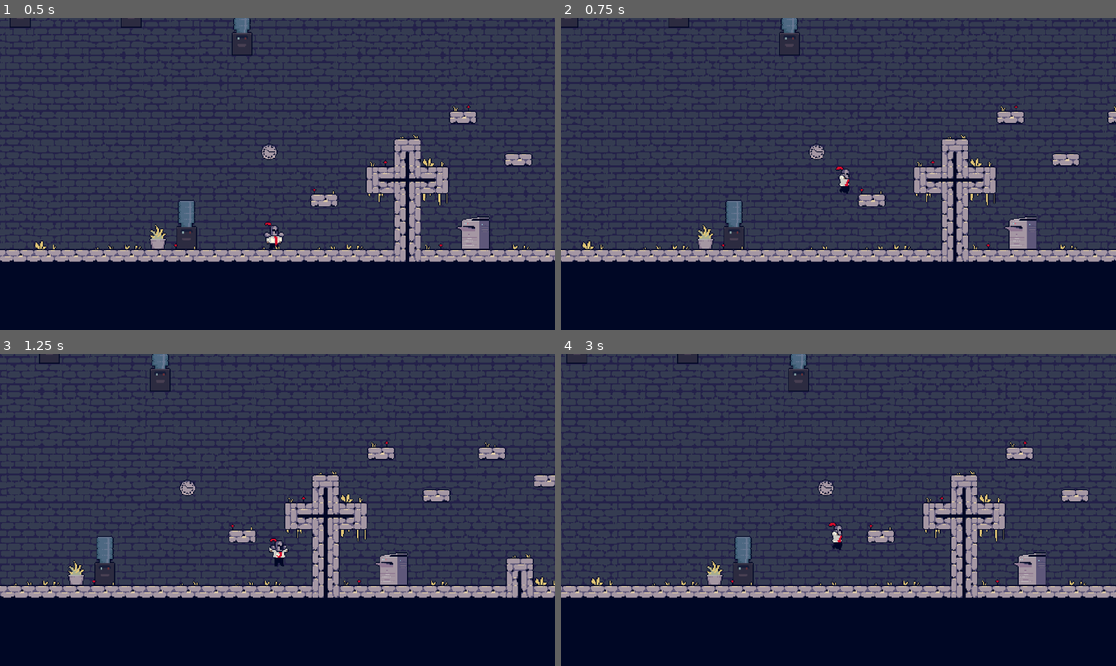
Above: before the commit, frames 1-4 (two rows, left to right).
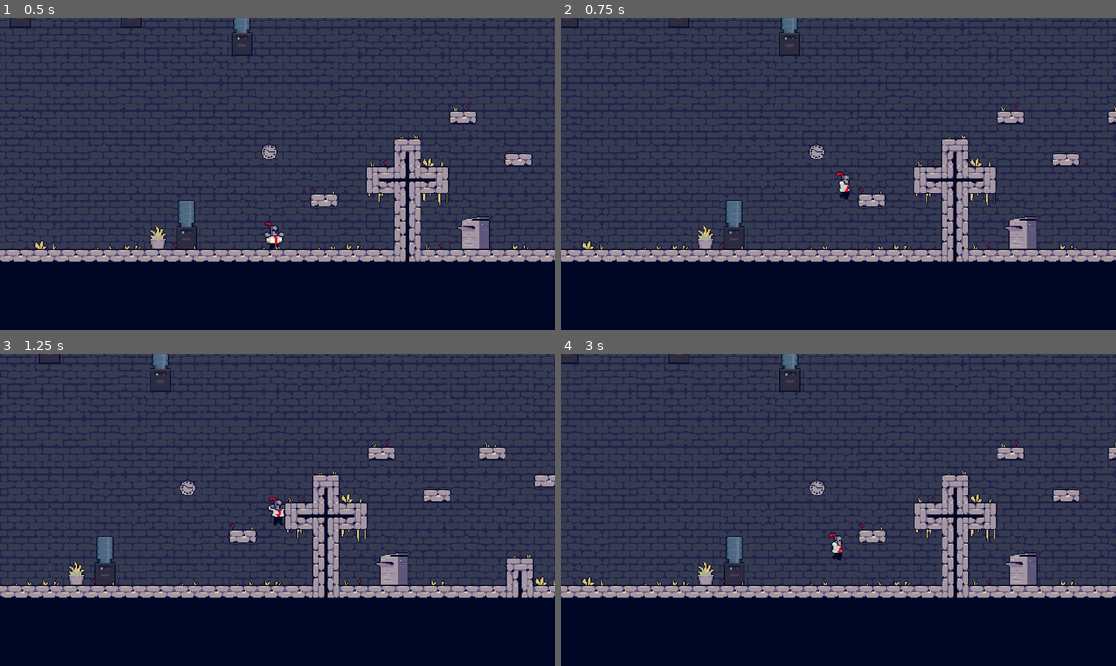
Above: after the commit, the same moments.

Repository: Lukko-Digital/You-Made-The-Dungeon
Game: Godot game, scene res://scenes/main.tscn
Two runs of this game, one before a commit and one after it. Both use one fixed random seed, a clock stepped at 60 frames per second and the inputs below.
Inputs:
- Up to frame 1 (0.5 s): no input
- Up to frame 2 (0.75 s): hold D (right) from 0.53 s (still down); hold Space (jump) from 0.53 s (still down)
- Up to frame 3 (1.25 s): keep holding D (right); keep holding Space (jump)
- Up to frame 4 (3 s): release Space (jump) at 1.28 s; tap Space (jump) at 1.35, 1.52, 1.82, 2.85 s; release D (right) at 2.03 s; hold A (left) 2.03-2.78 s; hold Space (jump) 2.03-2.78 s; hold D (right) from 2.78 s (still down)

Frame 1 is identical in both runs. In frame 2, 0.2% of the frame differs, in the area x 37-52%, y 5-79%; in frame 3, 1.6%; in frame 4, 16%, in the area x 0-100%, y 0-79%.

Commit message:
redid variable jump

Diff:
--- a/scripts/player.gd
+++ b/scripts/player.gd
@@ -5,18 +5,15 @@
 const RUN_DECEL: float = 2000.0
 const RUN_ACCEL_AIR_FACTOR: float = 0.75
 
-const JUMP_SPEED: float = 450
-const JUMP_RELEASE_DROP_MULTIPLIER: float = 0.8
-const JUMP_HOLD_GRAVITY_FACTOR: float = 0.5
-const JUMP_HOLD_VELOCITY_THRESHOLD: float = 100.0
-const TERMINAL_FALL_SPEED: float = 500
+const JUMP_SPEED: float = 350
+const TERMINAL_FALL_SPEED: float = 400
 
 const COYOTE_TIME_SECS: float = 0.1
 
 @onready var animation_tree: AnimationTree = $AnimationTree
 @onready var sprite_2d: Sprite2D = $Sprite2D
 
-var gravity: float = ProjectSettings.get_setting("physics/2d/default_gravity") * 1.5
+var gravity: float = ProjectSettings.get_setting("physics/2d/default_gravity") * 0.75
 var gravity_coeff: float = 1.0
 
 
@@ -46,34 +43,14 @@
 
 	velocity.x = move_toward(velocity.x, direction * RUN_SPEED, accel * accel_coeff * delta)
 
-var last_jump_input: float = INF
-var last_grounded: float = INF
-
-var is_jumping: bool
-
 func handle_movement_jump(delta: float) -> void:
-	last_jump_input += delta
-	last_grounded += delta
-
-	if Input.is_action_just_pressed("jump"):
-		last_jump_input = 0.0
 
 	if is_on_floor():
-		last_grounded = 0.0
-		is_jumping = false
+		if Input.is_action_just_pressed("jump"):
+			velocity += Vector2.UP * JUMP_SPEED
 
-	if (is_on_floor() or last_grounded <= COYOTE_TIME_SECS) and last_jump_input <= COYOTE_TIME_SECS and not is_jumping:
-		velocity.y = -JUMP_SPEED
-		is_jumping = true
-	elif abs(velocity.y) < JUMP_HOLD_VELOCITY_THRESHOLD && Input.is_action_pressed("jump"):
-		gravity_coeff = JUMP_HOLD_GRAVITY_FACTOR
-	else:
-		gravity_coeff = 1.0
-
-	if velocity.y < 0 and not Input.is_action_pressed("jump"):
-		velocity.y *= JUMP_RELEASE_DROP_MULTIPLIER
-
-	print(velocity.y)
+	if velocity.y < -100 and Input.is_action_just_released("jump"):
+		velocity.y = -100
 
 func handle_animation():
 	# Determine input direction
